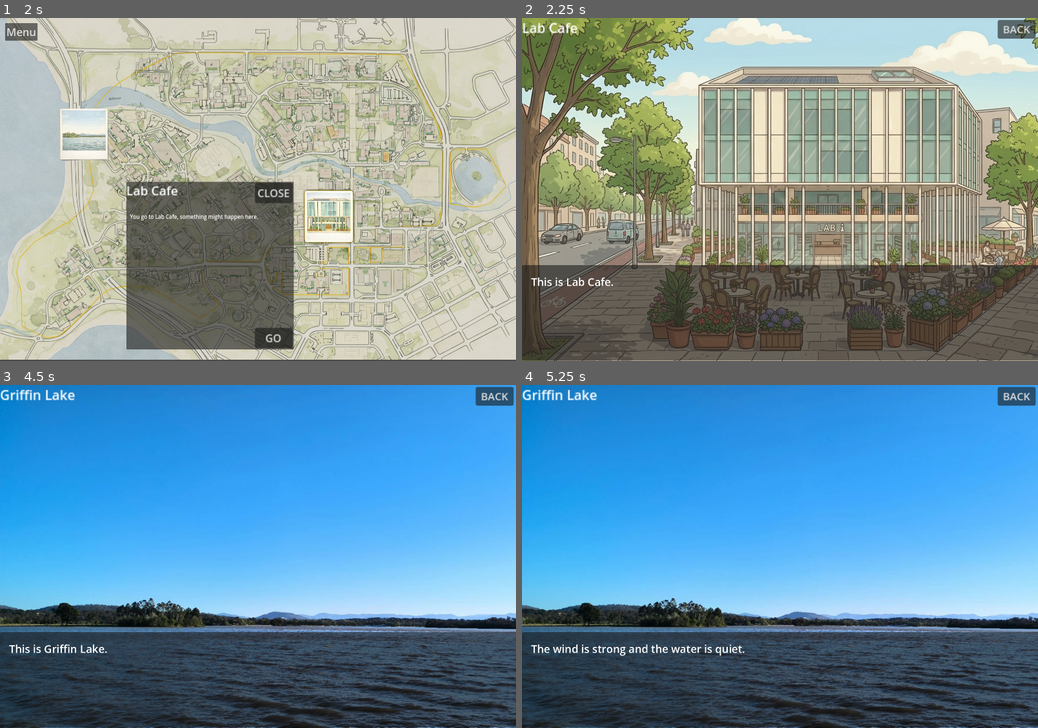
Above: before the commit, frames 1-4 (two rows, left to right).
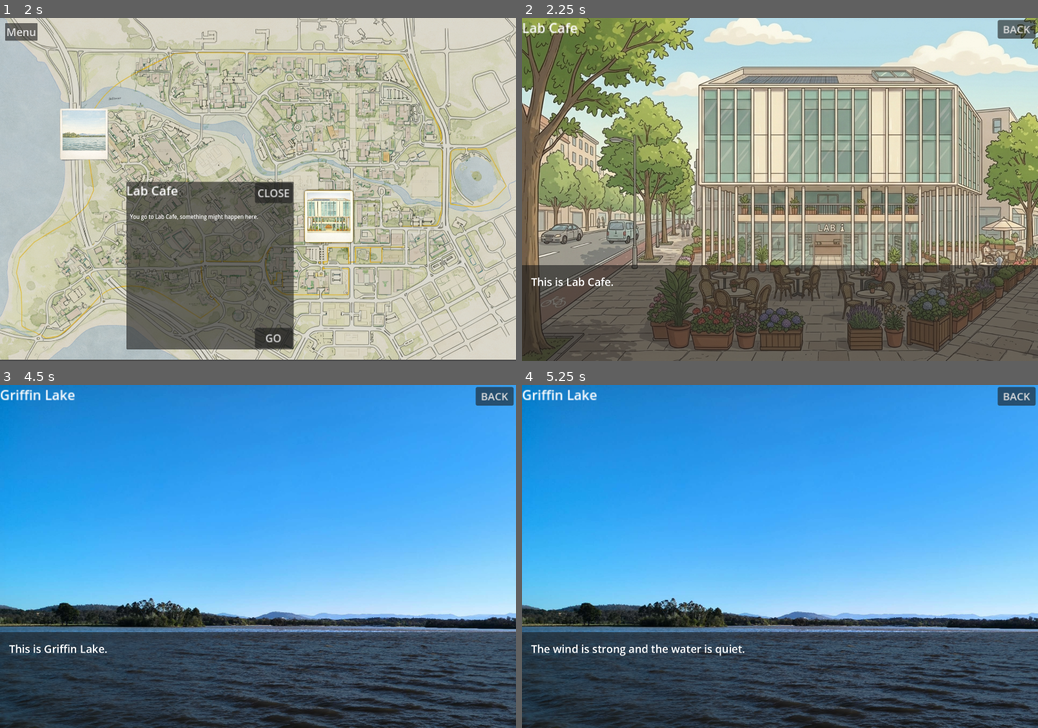
Above: after the commit, the same moments.

Repository: JeongJoonLee-kr/ANU_TreasureMap
Game: Godot game, scene res://Start.tscn
The game is run twice, just before and just after one commit, with the same random seed, the same clock (stepped at 60 frames per second) and the same inputs.
Inputs (mouse positions are in pixels of both pictures, inside the frame that each line leads up to):
- Up to frame 1 (2 s): click "Start" at 0.5 s; click (330, 216) at 1.25 s
- Up to frame 2 (2.25 s): click "GO" at 2 s
- Up to frame 3 (4.5 s): click "BACK" at 2.75 s; click (82, 501) at 3.5 s; click "GO" at 4.25 s
- Up to frame 4 (5.25 s): tap Enter at 5 s; move the mouse to (893, 539) at 5.02 s; click (893, 539) at 5.17 s

Frame 1 is identical in both runs. In frame 2, 0.2% of the frame differs, in the area x 0-100%, y 99-100%; in frame 3, 0.1%; in frame 4, 0.1%.

Commit message:
set up the option system

Diff:
--- a/Godot_Game/anu-treasure-map/data/locations.json
+++ b/Godot_Game/anu-treasure-map/data/locations.json
@@ -1,5 +1,5 @@
 {
-  "cafe": {
+  "lab_cafe": {
 	"title": "Lab Cafe",
 	"description": "You go to Lab Cafe, something might happen here.",
 	"image_path": "res://resources/Location/Lab_Cafe.png",
--- a/Godot_Game/anu-treasure-map/locations.tscn
+++ b/Godot_Game/anu-treasure-map/locations.tscn
@@ -1,6 +1,7 @@
-[gd_scene load_steps=3 format=3 uid="uid://duf00c663dvr0"]
+[gd_scene load_steps=4 format=3 uid="uid://duf00c663dvr0"]
 
 [ext_resource type="Script" uid="uid://mj1pc6uleuqr" path="res://systems/Script/map/locations.gd" id="2_nc2o8"]
+[ext_resource type="Script" uid="uid://bjubudh236ger" path="res://systems/Script/options/options_component.gd" id="2_xmwjg"]
 
 [sub_resource type="Shortcut" id="Shortcut_fi8n4"]
 
@@ -33,9 +34,23 @@
 layout_mode = 0
 offset_left = -2.0
 offset_top = 737.99994
-offset_right = 498.0
-offset_bottom = 1238.0
-scale = Vector2(3.6458745, 0.5692471)
+offset_right = 1548.0
+offset_bottom = 1048.0
+metadata/_edit_use_anchors_ = true
+
+[node name="OptionsContainer" type="VBoxContainer" parent="Control/EventPanel"]
+layout_mode = 1
+anchors_preset = 8
+anchor_left = 0.5
+anchor_top = 0.5
+anchor_right = 0.5
+anchor_bottom = 0.5
+offset_left = -125.0
+offset_top = -125.0
+offset_right = 125.0
+offset_bottom = 125.0
+grow_horizontal = 2
+grow_vertical = 2
 metadata/_edit_use_anchors_ = true
 
 [node name="Description" type="Label" parent="Control"]
@@ -61,4 +76,7 @@
 text = "BACK"
 metadata/_edit_use_anchors_ = true
 
+[node name="OptionsComponent" type="Node" parent="."]
+script = ExtResource("2_xmwjg")
+
 [connection signal="pressed" from="Control/BackButton" to="Control" method="_on_back_button_pressed"]
--- /dev/null
+++ b/Godot_Game/anu-treasure-map/resources/Location/lab_cafe_options.tres
@@ -0,0 +1,15 @@
+[gd_resource type="Resource" script_class="GameOptionsData" load_steps=2 format=3 uid="uid://ckxlgenduuek4"]
+
+[ext_resource type="Script" uid="uid://ixh6qolxp45v" path="res://systems/Script/options/options_data.gd" id="1_u2y5x"]
+
+[resource]
+script = ExtResource("1_u2y5x")
+data = {
+"coffee_cost": 6,
+"coffee_reward": 2,
+"description": "You arrive at the Lab Cafe. The rich aroma of coffee instantly lifts your spirits.",
+"location_name": "Lab Cafe",
+"meal_cost": 15,
+"meal_reward": 5
+}
+metadata/_custom_type_script = "uid://ixh6qolxp45v"
--- a/Godot_Game/anu-treasure-map/systems/Script/map/locations.gd
+++ b/Godot_Game/anu-treasure-map/systems/Script/map/locations.gd
@@ -1,99 +1,84 @@
 extends Node2D
 
-# Path back to the main map scene.
+# --- State Variables ---
 @export var map_scene_path: String = "res://map.tscn"
-
-# Store the current location id passed from the map scene.
 var location_id: String = ""
-
-# Store loaded location data and dialogue state.
 var location_data: Dictionary = {}
 var texts: Array[String] = []
 var text_index: int = 0
 var text_finished: bool = false
 
-# References to the UI elements in the shared location scene.
+# --- UI References ---
 @onready var background: TextureRect = $TextureRect
 @onready var title_label: Label = $TitleLabel
 @onready var description: Label = $Control/Description
 @onready var event_panel: Control = $Control/EventPanel
 @onready var back_button: Button = $Control/BackButton
 
+# add the options components
+# --- Custom Components ---
+@onready var options_component: OptionsComponent = $OptionsComponent
+@onready var options_container: VBoxContainer = $Control/EventPanel/OptionsContainer
 
 func _ready() -> void:
-	# Read the selected location id from the global script.
 	location_id = Global.current_location_id
-
-	# Connect the Back button.
 	back_button.pressed.connect(_on_back_button_pressed)
-
-	# Load all location data and show the current location.
 	load_location_data()
 	show_location()
 
-
-# Read and parse the location data file.
+## Fetches location metadata from the local JSON database
 func load_location_data() -> void:
 	var file: FileAccess = FileAccess.open("res://data/locations.json", FileAccess.READ)
-	if file == null:
-		push_error("Failed to open locations.json")
-		return
-
-	var json_text: String = file.get_as_text()
+	if file:
+		var json_text: String = file.get_as_text()
+		var parsed: Variant = JSON.parse_string(json_text)
+		if parsed:
+			location_data = parsed as Dictionary
 	file.close()
 
-	var parsed: Variant = JSON.parse_string(json_text)
-	if parsed == null:
-		push_error("Failed to parse locations.json")
-		return
-
-	location_data = parsed as Dictionary
-
-
-# Show the selected location using data from locations.json.
+## Updates the UI with background images, titles, and initiates dialogue
 func show_location() -> void:
 	if not location_data.has(location_id):
-		push_error("Unknown location id: " + location_id)
 		return
 
 	var data: Dictionary = location_data[location_id] as Dictionary
-
-	# Show the location title.
 	title_label.text = data.get("title", "Unknown Location")
 
-	# Load and show the background image.
 	var image_path: String = data.get("image_path", "") as String
 	if image_path != "":
 		background.texture = load(image_path)
 
-	# Load dialogue text list and reset text state.
 	texts = Array(data.get("texts", []), TYPE_STRING, "", null)
 	text_index = 0
 	text_finished = false
 
-	# Show the first text if available.
+	options_container.hide()
+	for child in options_container.get_children():
+		child.queue_free()
+
+	var config_file_path = "res://resources/Location/" + location_id + "_options.tres"
+
+	if ResourceLoader.exists(config_file_path):
+		var loaded_options = load(config_file_path)
+		options_component.base_options = loaded_options
+		options_component._ready()
+
 	if texts.size() > 0:
 		description.text = texts[text_index]
 		description.show()
 		event_panel.show()
 	else:
 		description.hide()
-		event_panel.hide()
+		show_interactive_options()
 
-
-# Return to the map scene.
+# --- Navigation Logic ---
 func _on_back_button_pressed() -> void:
 	get_tree().change_scene_to_file(map_scene_path)
 
-
-# Listen for left mouse clicks to move to the next text.
 func _unhandled_input(event: InputEvent) -> void:
 	if event is InputEventMouseButton and event.button_index == MOUSE_BUTTON_LEFT and event.pressed:
 		show_next_text()
 
-
-# Show the next text in the list.
-# After the last text, hide the text panel.
 func show_next_text() -> void:
 	if text_finished:
 		return
@@ -104,4 +89,45 @@
 	else:
 		text_finished = true
 		description.hide()
-		event_panel.hide()
+		show_interactive_options()
+
+
+# the core logic of options interactive
+func show_interactive_options() -> void:
+	event_panel.show()
+	options_container.show()
+
+	# 1. if the coffee price is setted
+	if options_component.has_option("coffee_cost"):
+		var btn = Button.new()
+		#btn.custom_minimum_size = Vector2(0, 40)
+		var cost = options_component.get_option("coffee_cost")
+		btn.text = "Buy Coffee (-" + str(cost) + " Gold)"
+		btn.pressed.connect(_on_buy_coffee.bind(cost))
+		options_container.add_child(btn)
+
+	# 2. if the meal price is setted
+	if options_component.has_option("meal_cost"):
+		var btn = Button.new()
+		btn.custom_minimum_size = Vector2(0, 40) # 防止压扁
+		var cost = options_component.get_option("meal_cost")
+		btn.text = "Order Meal Combo (-" + str(cost) + " Gold)"
+		btn.pressed.connect(_on_buy_meal.bind(cost))
+		options_container.add_child(btn)
+
+	# 3. default, just leave
+	if options_component.get_option("can_leave", true):
+		var btn = Button.new()
+		btn.custom_minimum_size = Vector2(0, 40) # 防止压扁
+		btn.text = "Leave"
+		btn.pressed.connect(_on_back_button_pressed)
+		options_container.add_child(btn)
+
+# --- the events ---
+func _on_buy_coffee(cost: int) -> void:
+	print("You spend $", cost, " and get one coffee!")
+	# TODO
+
+func _on_buy_meal(cost: int) -> void:
+	print("You spend $", cost, " and have a good meal!")
+	# TODO
--- a/Godot_Game/anu-treasure-map/systems/Script/map/map.gd
+++ b/Godot_Game/anu-treasure-map/systems/Script/map/map.gd
@@ -48,7 +48,7 @@
 
 # Called when the cafe icon is pressed.
 func _on_cafe_icon_pressed() -> void:
-	open_location("cafe", cafe_icon)
+	open_location("lab_cafe", cafe_icon)
 
 
 # Called when the lake icon is pressed.
--- a/Godot_Game/anu-treasure-map/systems/Script/options/options_component.gd
+++ b/Godot_Game/anu-treasure-map/systems/Script/options/options_component.gd
@@ -1 +1,39 @@
+class_name OptionsComponent
 extends Node
+
+## when options changed
+signal option_changed(key: String, new_value: Variant)
+signal options_reset
+
+## drag the .tre file to inspecter
+@export var base_options: GameOptionsData
+
+var _current_options: Dictionary = {}
+
+func _ready() -> void:
+	# initilize
+	if base_options:
+		_current_options = base_options.duplicate_data()
+
+## get data
+func get_option(key: String, default_value: Variant = null) -> Variant:
+	return _current_options.get(key, default_value)
+
+## set data
+func set_option(key: String, value: Variant) -> void:
+	if not _current_options.has(key) or _current_options[key] != value:
+		_current_options[key] = value
+		option_changed.emit(key, value)
+
+## check if the option has a key?
+func has_option(key: String) -> bool:
+	return _current_options.has(key)
+
+## export the state
+func export_to_dict() -> Dictionary:
+	return _current_options.duplicate()
+
+## read the laod
+func load_from_dict(saved_data: Dictionary) -> void:
+	_current_options = saved_data.duplicate()
+	options_reset.emit()
--- a/Godot_Game/anu-treasure-map/systems/Script/options/options_data.gd
+++ b/Godot_Game/anu-treasure-map/systems/Script/options/options_data.gd
@@ -1,4 +1,12 @@
-class_name OptionsData
+class_name GameOptionsData
 extends Resource
 
-@export var settings: Dictionary = {}
+
+@export var data: Dictionary = {}
+
+
+func duplicate_data() -> Dictionary:
+	var copied_data = {}
+	for key in data.keys():
+		copied_data[key] = data[key]
+	return copied_data
